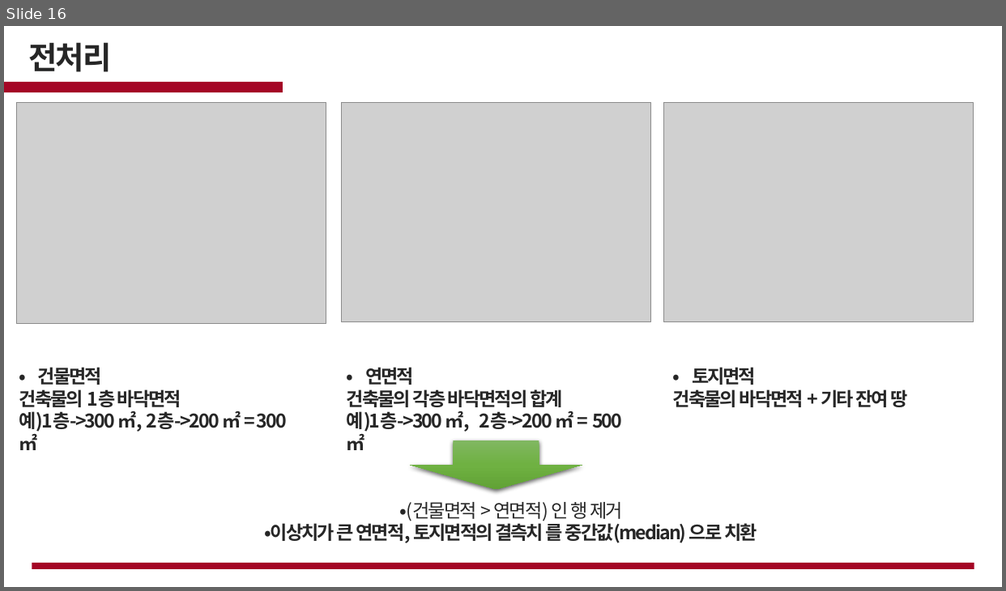
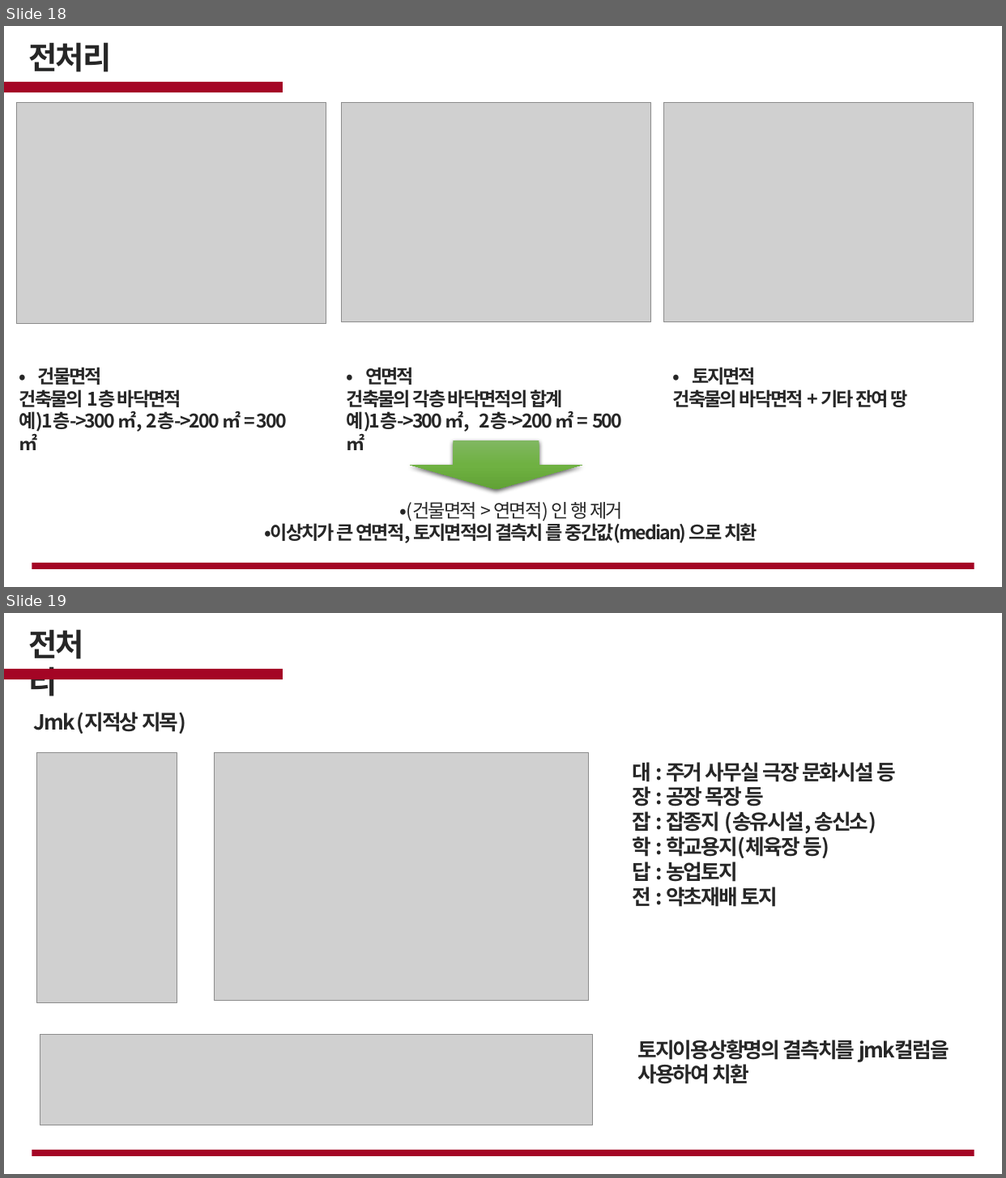
Before and after one commit to cjsgk106/fire-prediction-analysis, a slide deck: work/화재.pptx. Shown one above the other, each under a label of ours: slide 16 before the commit, slides 18 and 19 after it. The pictures are 1006x591 and 1006x1178 pixels, drawn with LibreOffice and Linux fonts; fonts in the diff are those of the drawing; grey boxes stand for pictures; background and template pictures are left out. Boxes give left, top, right and bottom in pixels: in the first picture for what was removed or moved away, otherwise in the second. Text is boxed around its words. In the diff, an @@ line names an element or a change of style, - is before the commit and + after.

```diff
--- a/work/화재.pptx
+++ b/work/화재.pptx
@@ slide 19 added at (4, 613, 1002, 1174), background picture (left out) @@
@@ text added at (28, 629, 84, 696), 30 pt, text #262626, bold @@
+전처리
@@ rectangle added at (4, 669, 283, 679), fill #A40525 @@
@@ text added at (34, 712, 186, 734), 20 pt, text #262626, bold @@
+Jmk (지적상 지목)
@@ picture added at (37, 753, 177, 1003) @@
@@ picture added at (215, 753, 589, 1001) @@
@@ text added at (633, 762, 896, 907), 20 pt, text #262626, bold @@
+대 : 주거 사무실 극장 문화시설 등
+장 : 공장 목장 등
+잡 : 잡종지 (송유시설, 송신소)
+학 : 학교용지(체육장 등)
+답 : 농업토지
+전 : 약초재배 토지
@@ picture added at (40, 1034, 592, 1126) @@
@@ text added at (637, 1040, 949, 1084), 20 pt, text #262626, bold @@
+토지이용상황명의 결측치를 jmk컬럼을
+사용하여 치환
@@ rectangle added at (32, 1150, 974, 1157), fill #A40525 @@
@@ what was slide 16 is now slide 18 @@
```
Also in this commit, not shown: 7 slides changed, 3 other slides added, 4 slides removed.
